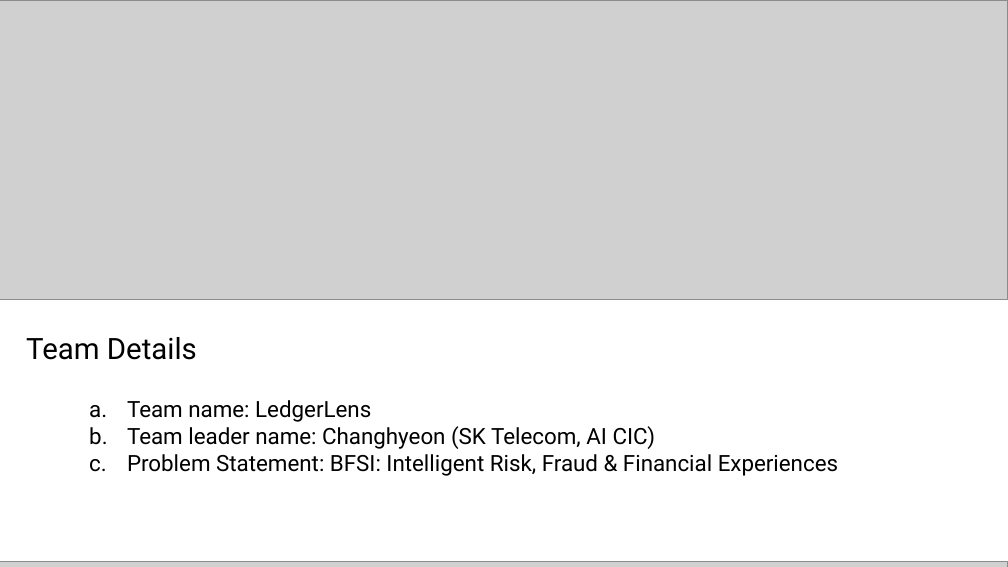
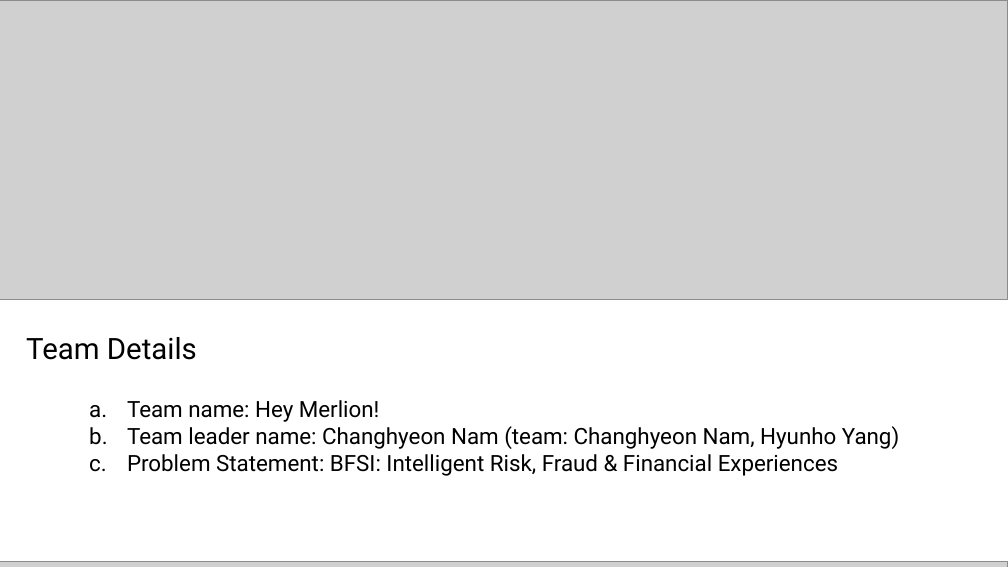
Before and after one commit to changhyeonnam/ghack, a slide deck: slide 1 of presentation/LedgerLens_AI_Builder_Cup_Submission.pptx. Drawn at 1008x567 pixels with LibreOffice and Linux fonts; fonts in the diff are those of the drawing; grey boxes stand for pictures. Boxes give left, top, right and bottom in pixels: in the first picture for what was removed or moved away, otherwise in the second. Text is boxed around its words. In the diff, an @@ line names an element or a change of style, - is before the commit and + after.

Commit message:
presentation: team Hey Merlion!, members Changhyeon Nam and Hyunho Yang

```diff
--- a/presentation/LedgerLens_AI_Builder_Cup_Submission.pptx
+++ b/presentation/LedgerLens_AI_Builder_Cup_Submission.pptx
@@ text at [127, 400, 899, 449]: text changed @@
-  a. Team name: LedgerLens
-  b. Team leader name: Changhyeon (SK Telecom, AI CIC)
+  a. Team name: Hey Merlion!
+  b. Team leader name: Changhyeon Nam (team: Changhyeon Nam, Hyunho Yang)
```
Also in this commit, not shown: 1 other slide changed, 2 other files.
